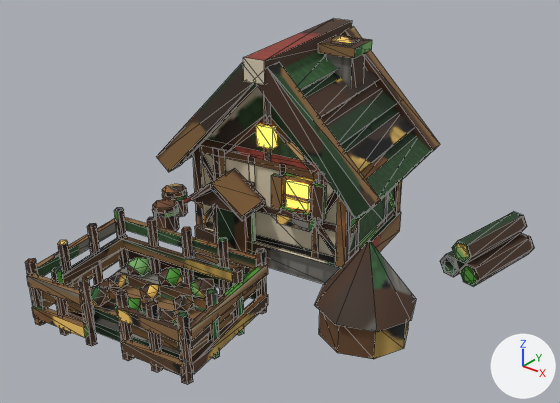
The glTF model game/assets/models/homestead_green.glb as it was, and as the next commit left it.
Rendered twice from a 50 mm camera at (0.66, -0.825, 0.596) aimed at (0.056, -0.071, 0.128). Lighting does not change. The marker at lower right points along +X, +Y and +Z. The older version comes first. Mesh edges are drawn as thin lines. Where no turn or scale is listed for an object, it has been applied to the vertices. Vertices at exactly the same position are counted once.

The first picture shows 'homestead_green'.
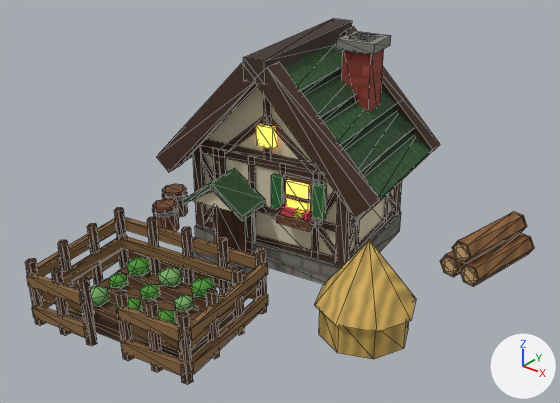
Where the change shows, as pixel boxes [x1, y1, x2, y2] in the pictures (560 x 403 px; the box of a moved part takes in the faces that stretch with it):
part 1 of me_cube, moved or reshaped
    before: [301, 35, 432, 199]
    after: [301, 31, 432, 199]
part 2 of me_cube, surface changed
    both: [26, 24, 534, 377]

Diff of the bpy script that builds the scene:
```diff
--- a/game/assets/models/homestead_green.glb.py
+++ b/game/assets/models/homestead_green.glb.py
@@ me_cube @@
 # used by ob_homestead_green; location = (0.0, 0.05, 0.018)
-me_cube.from_pydata(...)  # 1277 vertices, 1724 faces; spans x -0.241..0.316, y -0.412..0.186, z -0.018..0.306
+me_cube.from_pydata(...)  # 1277 vertices, 1617 faces; spans x -0.241..0.316, y -0.412..0.186, z -0.018..0.31
+# me_cube part 1
+# 4 faces are deleted
+# 6 vertices in x 0.008..0.074, y 0.024..0.073, z 0.284..0.298 move by (0.029, 0.004, 0.009)
+# 5 vertices in x 0.033..0.163, y -0.116..0.145, z 0.151..0.25 move by (-0.003, 0.0, 0.002)
+# 5 vertices in x -0.163..-0.033, y -0.145..0.116, z 0.151..0.25 move by (0.003, 0.0, 0.002)
+# 4 vertices in x 0.024..0.058, y 0.036..0.061, z 0.296..0.3 move by (0.029, 0.004, 0.01)
+# 3 vertices in x 0.095..0.132, y -0.111..0.141, z 0.184..0.217 move by (-0.003, -0.001, 0.002)
+# 3 vertices in x -0.132..-0.095, y -0.141..0.111, z 0.184..0.217 move by (0.003, 0.001, 0.002)
+# 14 vertices move from x 0.016..0.066, y 0.015..0.082, z 0.153..0.3 to x 0.045..0.095, y 0.02..0.086, z 0.153..0.31
+# me_cube part 2: 1608 kept faces spanning x -0.241..0.316, y -0.412..0.186, z -0.018..0.31 get new texture (UV) coordinates
+# other edits to the shape of me_cube do not show in these pictures
 me_cube.materials.append(mat_baked)
```
